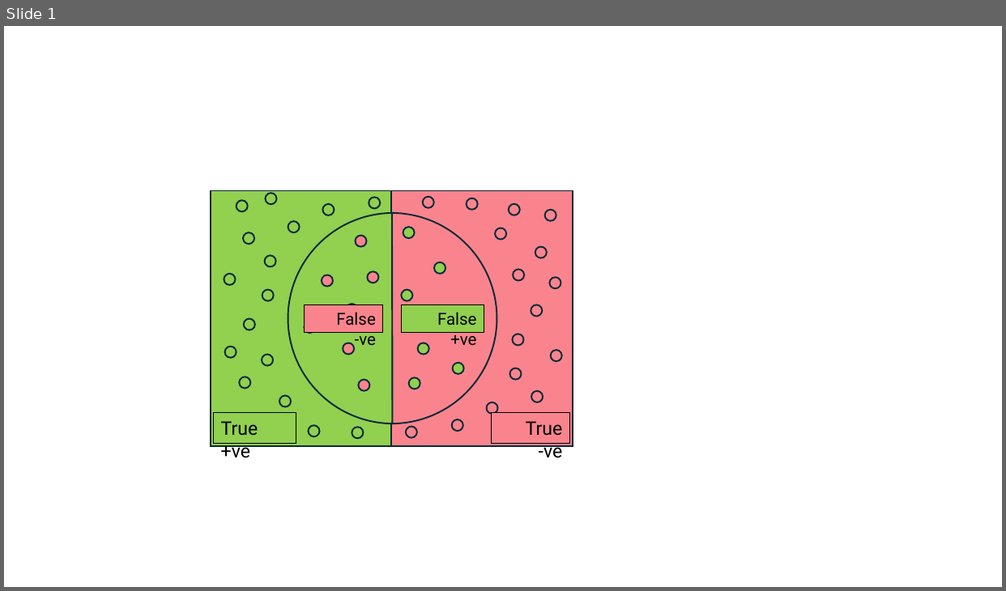
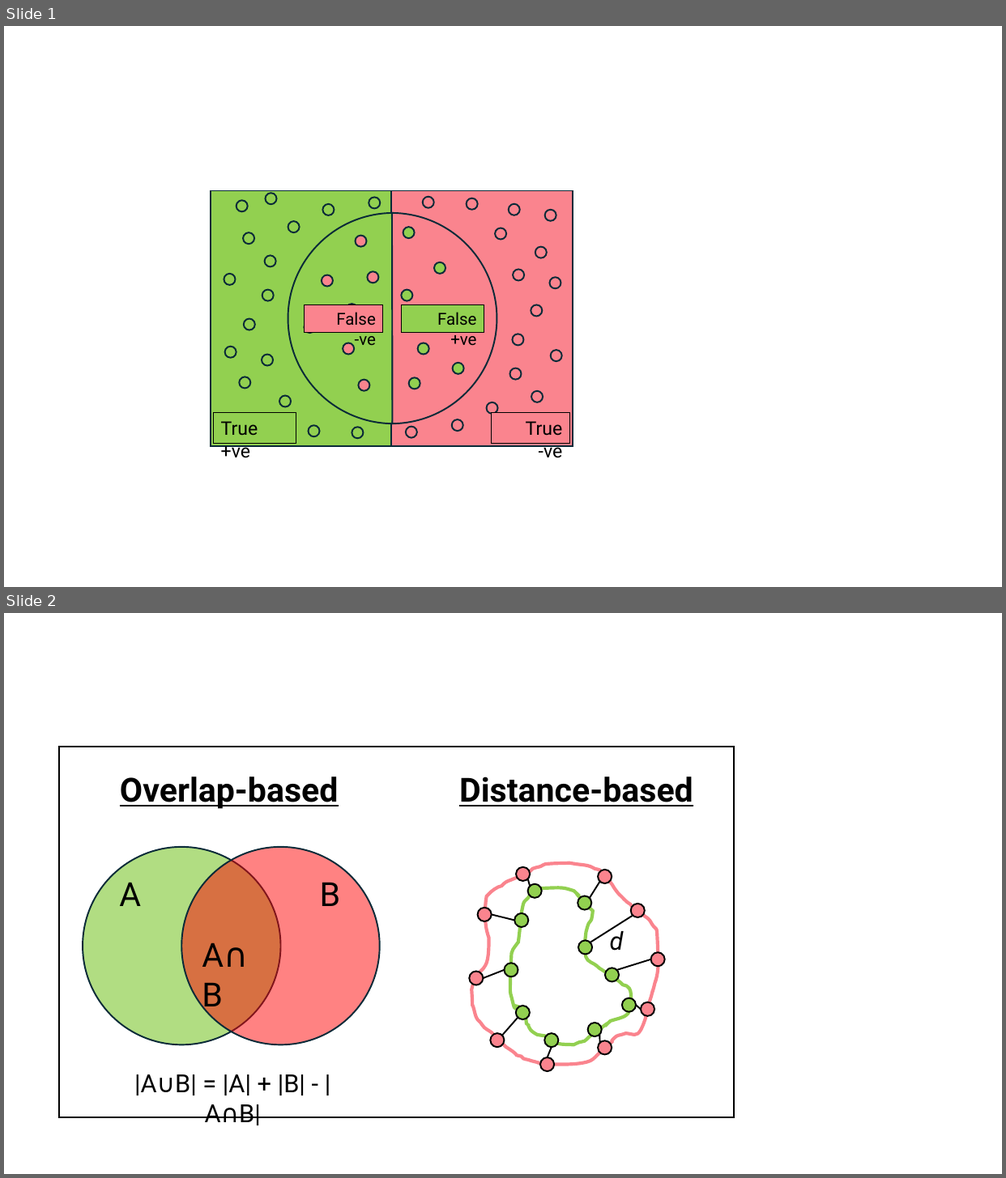
Before and after one commit to mdblackledge/theoryofimaging2, a slide deck: workshop/figures/figures.pptx. Shown one above the other, each under a label of ours: slide 1 before the commit, slides 1 and 2 after it. The pictures are 1006x591 and 1006x1178 pixels, drawn with LibreOffice and Linux fonts; fonts in the diff are those of the drawing. Boxes give left, top, right and bottom in pixels: in the first picture for what was removed or moved away, otherwise in the second. Text is boxed around its words. In the diff, an @@ line names an element or a change of style, - is before the commit and + after.

Commit message:
Added overlap image

```diff
--- a/workshop/figures/figures.pptx
+++ b/workshop/figures/figures.pptx
@@ slide 2 added at (4,613,1002,1174), background #FFFFFF @@
@@ group added at (59,747,735,1126): 22 ellipses, 10 lines, 7 texts, 2 freeform shapes, 1 rectangle @@
+B
+A
+A∩B
+|A∪B| = |A| + |B| - |A∩B|
+Overlap-based
+Distance-based
+d
```
Also in this commit, not shown: 1 other file.
